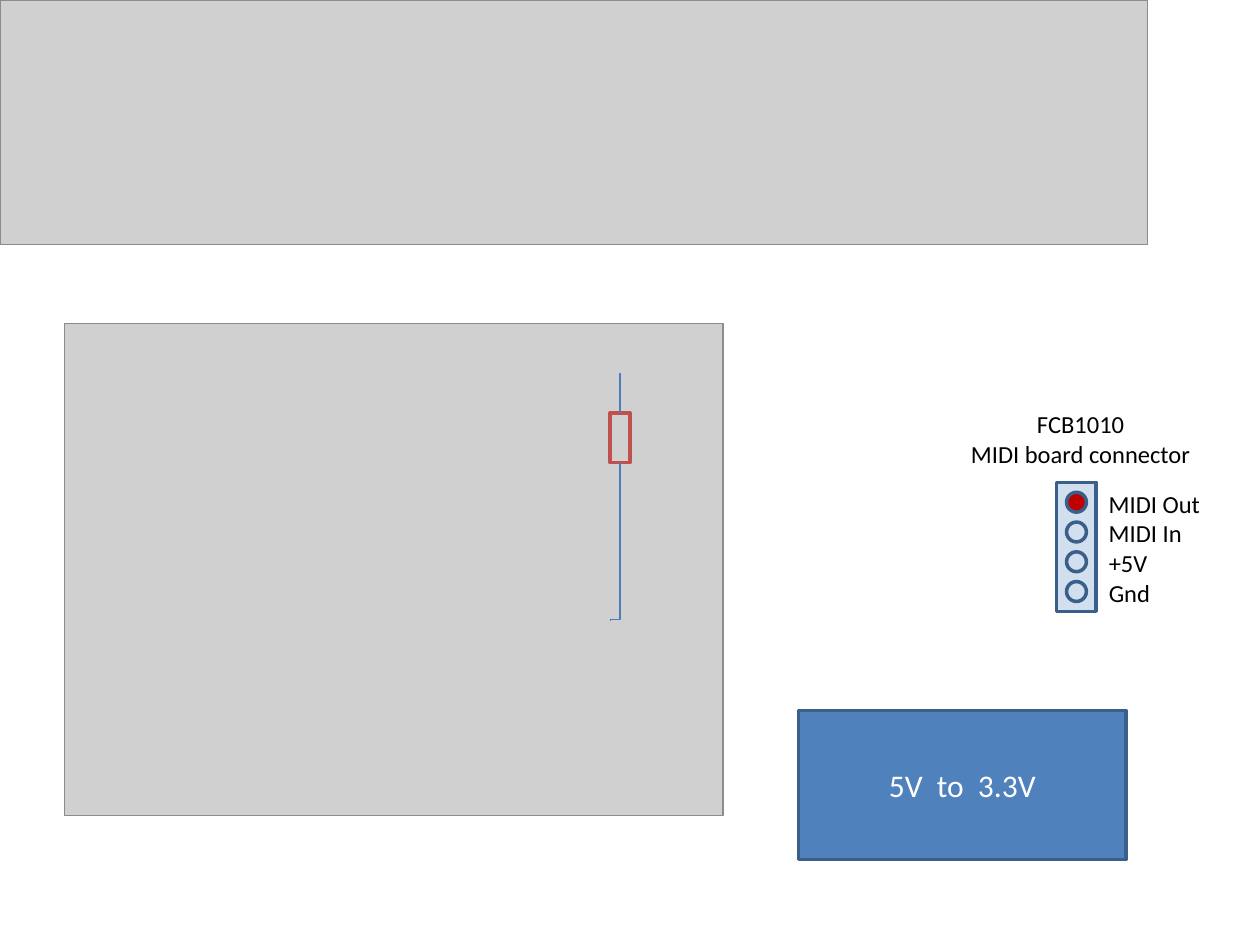
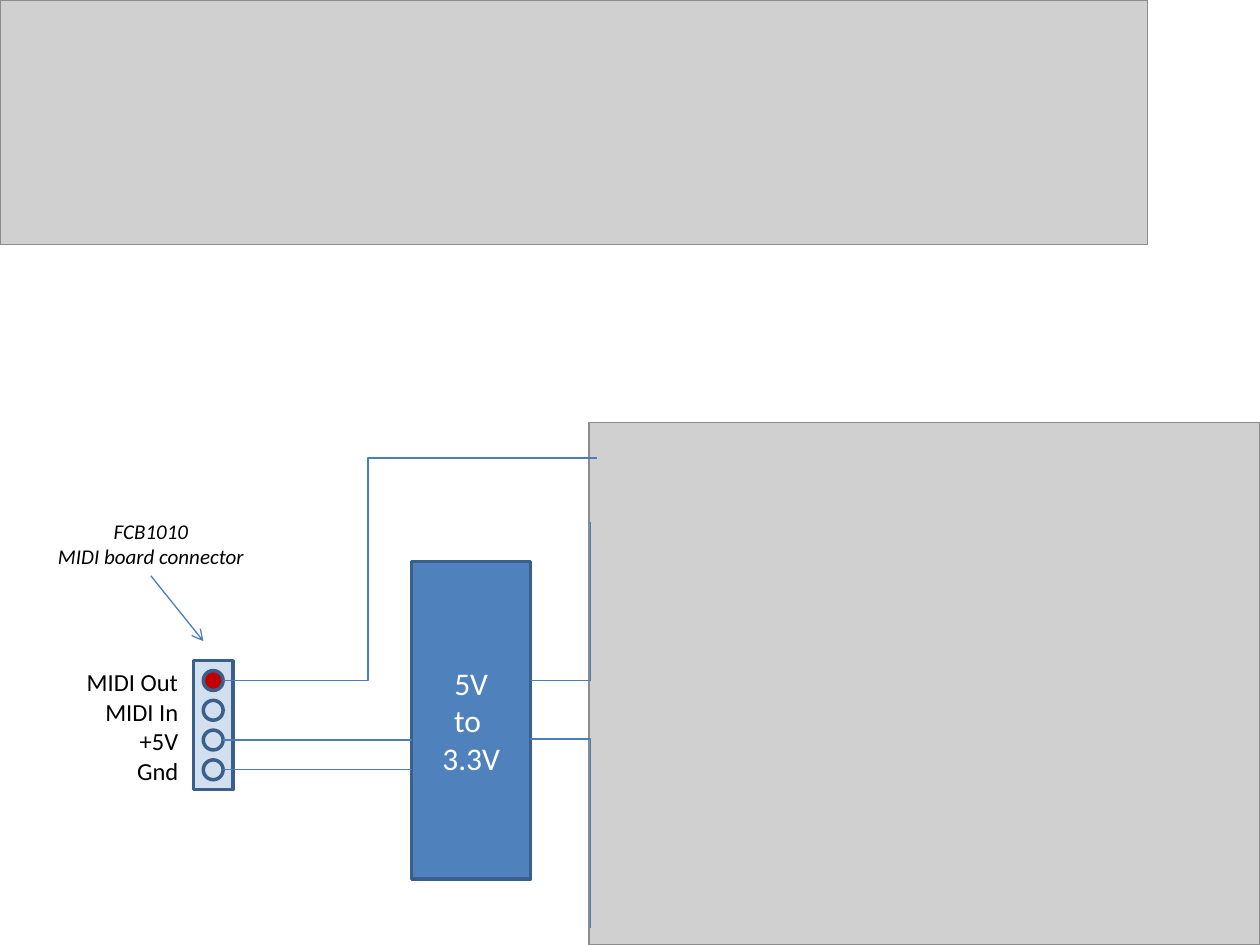
Before and after one commit to Alonsog2/fcb1010wifi, a slide deck: slide 2 of DOC/NA_FCB1010Wifi.pptx. Drawn at 1260x945 pixels with LibreOffice and Linux fonts; fonts in the diff are those of the drawing; grey boxes stand for pictures. Boxes give left, top, right and bottom in pixels: in the first picture for what was removed or moved away, otherwise in the second. Text is boxed around its words. In the diff, an @@ line names an element or a change of style, - is before the commit and + after.

Commit message:
Doc

```diff
--- a/DOC/NA_FCB1010Wifi.pptx
+++ b/DOC/NA_FCB1010Wifi.pptx
@@ picture removed at [64, 324, 723, 816] @@
@@ line removed from (620, 413) to (620, 373) @@
@@ rectangle removed at [610, 413, 630, 462] @@
@@ picture added at [588, 422, 1260, 945] @@
@@ elbow line added from (223, 680) to (597, 459), #4B7EBC 0.75 pt @@
@@ text "FCB1010": place and size @@
-text "FCB1010" at [971, 417, 1190, 463]
+text "FCB1010" at [58, 525, 243, 564]
@@ text "FCB1010" at [58, 525, 243, 564]: size 14 to 12 pt, italic on @@
@@ elbow line moved from (620, 462) - (610, 621) to (591, 522) - (530, 680) @@
@@ rectangle "5V": place and size @@
-rectangle "5V" at [799, 711, 1126, 859]
+rectangle "5V" at [412, 562, 530, 879]
@@ arrow added from (151, 576) to (203, 641), #4B7EBC 0.75 pt @@
@@ text "MIDI Out": place and size @@
-text "MIDI Out" at [1109, 497, 1200, 513]
+text "MIDI Out" at [87, 675, 178, 691]
@@ rectangle: place and size @@
-rectangle at [1057, 483, 1096, 611]
+rectangle at [194, 660, 233, 789]
@@ ellipse: place and size @@
-ellipse at [1066, 493, 1086, 513]
+ellipse at [203, 670, 223, 690]
@@ text in rectangle at [442, 675, 500, 770]: text changed @@
-5V to 3.3V
+5V
+to
+3.3V
@@ text "MIDI In": place and size @@
-text "MIDI In" at [1109, 526, 1182, 542]
+text "MIDI In" at [105, 705, 178, 721]
@@ text "+5V": place and size @@
-text "+5V" at [1109, 556, 1148, 572]
+text "+5V" at [140, 734, 179, 750]
@@ line added from (223, 740) to (412, 740), #4B7EBC 0.75 pt @@
@@ elbow line added from (591, 929) to (530, 740), #4B7EBC 0.75 pt @@
@@ text "Gnd": place and size @@
-text "Gnd" at [1109, 585, 1150, 602]
+text "Gnd" at [137, 763, 178, 780]
@@ 3 ellipses: place and size @@
-3 ellipses at [1066, 522, 1086, 602]
+3 ellipses at [203, 701, 223, 780]
@@ line added from (223, 770) to (412, 770), #4B7EBC 0.75 pt @@
```
Also in this commit, not shown: 1 other slide changed.
